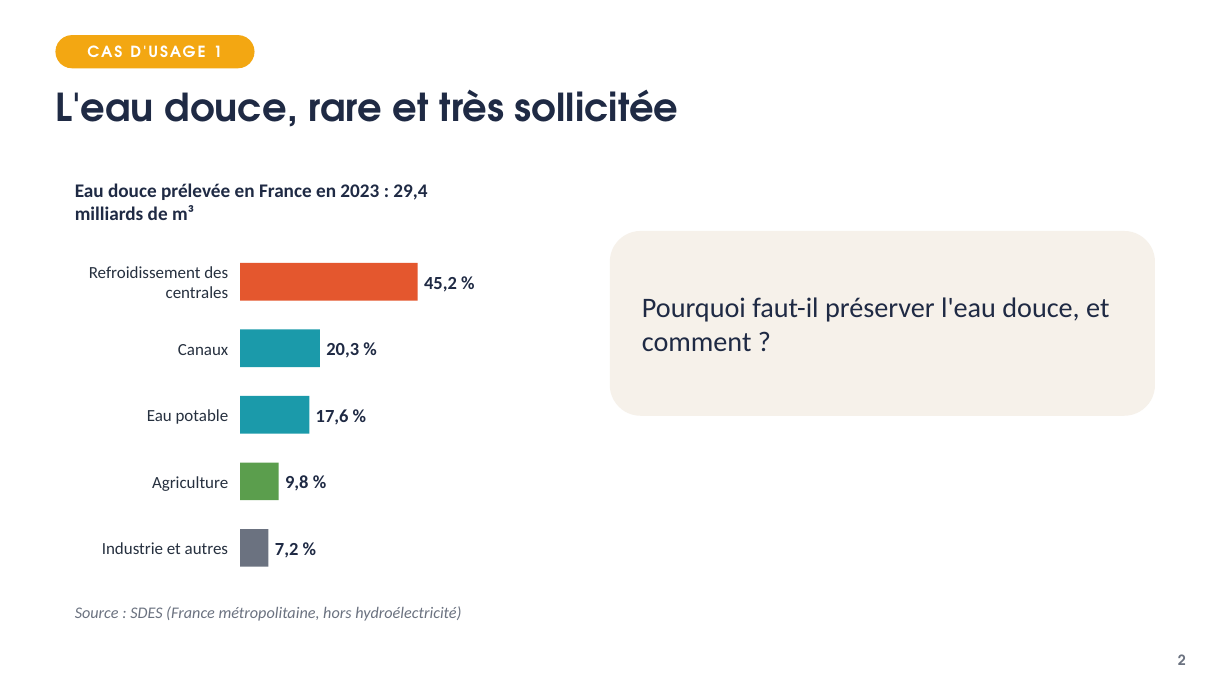
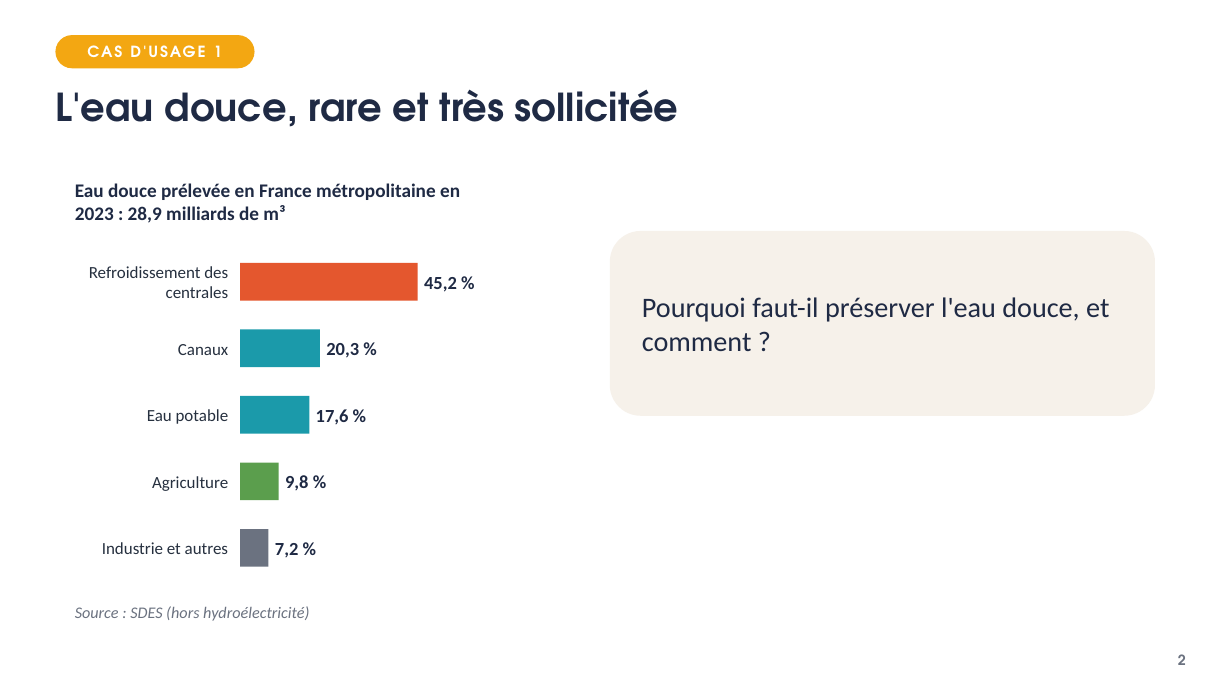
Before and after one commit to VinceIXIV/SVT-cour, a slide deck: slide 2 of cours/3e/S18-l-eau-et-les-sols-des-ressources-a-preserver/3e-S18-diaporama.pptx. Drawn at 1232x693 pixels with LibreOffice and Linux fonts; fonts in the diff are those of the drawing. Boxes give left, top, right and bottom in pixels: in the first picture for what was removed or moved away, otherwise in the second. Text is boxed around its words. In the diff, an @@ line names an element or a change of style, - is before the commit and + after.

```diff
--- a/cours/3e/S18-l-eau-et-les-sols-des-ressources-a-preserver/3e-S18-diaporama.pptx
+++ b/cours/3e/S18-l-eau-et-les-sols-des-ressources-a-preserver/3e-S18-diaporama.pptx
@@ text at [75, 183, 460, 223]: text changed @@
-Eau douce prélevée en France en 2023 : 29,4 milliards de m³
+Eau douce prélevée en France métropolitaine en 2023 : 28,9 milliards de m³
@@ text at [75, 606, 309, 621]: text changed @@
-Source : SDES (France métropolitaine, hors hydroélectricité)
+Source : SDES (hors hydroélectricité)
```
Also in this commit, not shown: 1 other slide changed, 8 other files.
